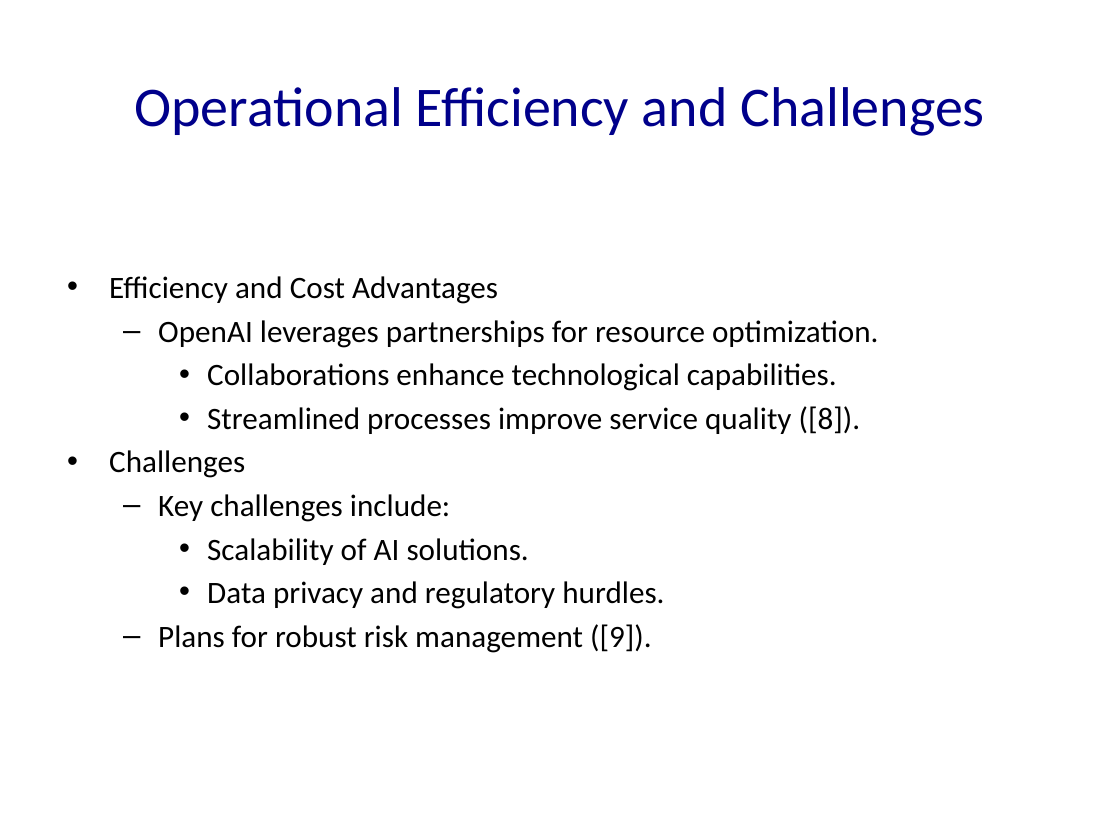
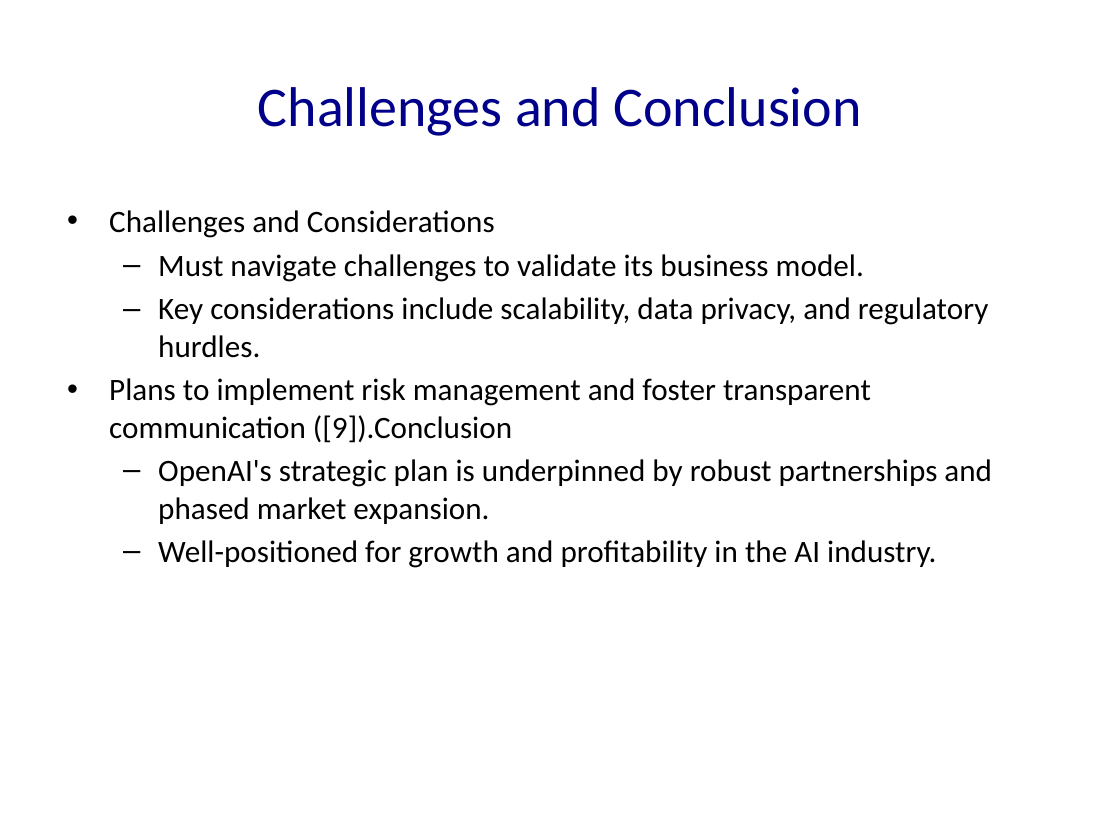
Before and after one commit to Frank-Gu-81/slides_autogeneration, a slide deck: slide 6 of OpenAI.pptx (slide 4 before the commit). Drawn at 1120x840 pixels with LibreOffice and Linux fonts; fonts in the diff are those of the drawing. Boxes give left, top, right and bottom in pixels: in the first picture for what was removed or moved away, otherwise in the second. Text is boxed around its words. In the diff, an @@ line names an element or a change of style, - is before the commit and + after.

```diff
--- a/OpenAI.pptx
+++ b/OpenAI.pptx
@@ title at [258,87,861,136]: text changed @@
-Operational Efficiency and Challenges
+Challenges and Conclusion
@@ text at [109,210,992,568]: text changed @@
-• Efficiency and Cost Advantages
-  – OpenAI leverages partnerships for resource optimization.
-    • Collaborations enhance technological capabilities.
-    • Streamlined processes improve service quality ([8]).
-• Challenges
-  – Key challenges include:
-    • Scalability of AI solutions.
-    • Data privacy and regulatory hurdles.
-  – Plans for robust risk management ([9]).
+• Challenges and Considerations
+  – Must navigate challenges to validate its business model.
+  – Key considerations include scalability, data privacy, and regulatory hurdles.
+• Plans to implement risk management and foster transparent communication ([9]).Conclusion
+  – OpenAI's strategic plan is underpinned by robust partnerships and phased market expansion.
+  – Well-positioned for growth and profitability in the AI industry.
```
Also in this commit, not shown: 7 other slides changed, 22 slides added, 3 slides removed, 11 other files.
